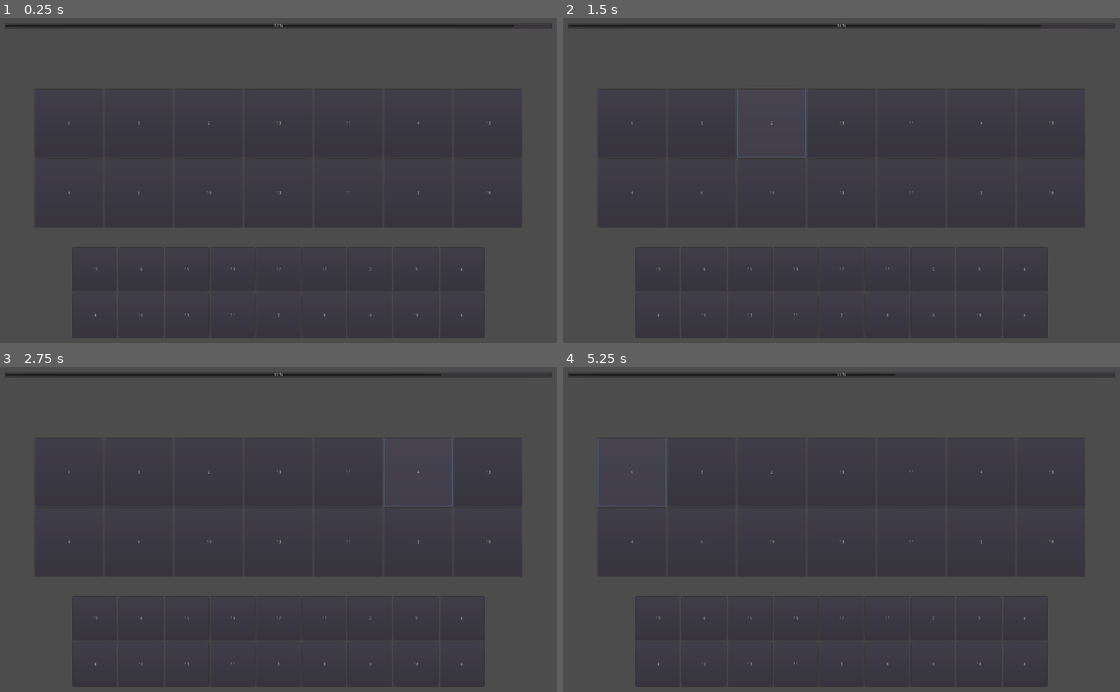
Above: before the commit, frames 1-4 (two rows, left to right).
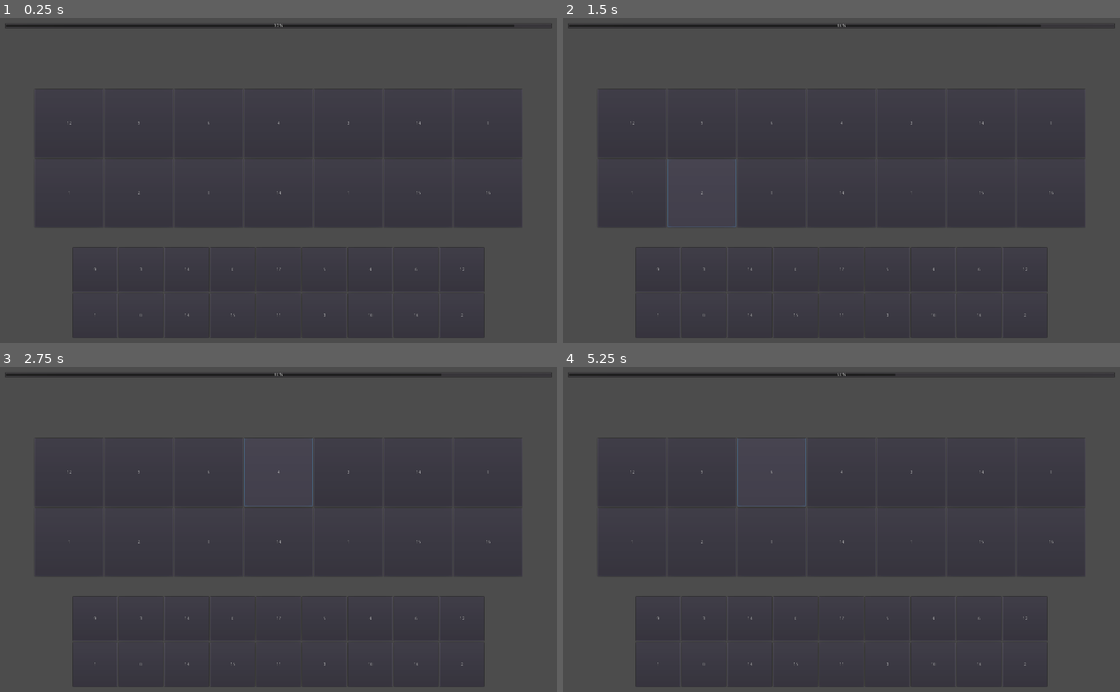
Above: after the commit, the same moments.

Repository: abarichello/gamine
Game: Godot game, scene res://scenes/Main.tscn
Two runs of this game, one before a commit and one after it. Both use one fixed random seed, a clock stepped at 60 frames per second and the inputs below.
Inputs (mouse positions are in pixels of both pictures, inside the frame that each line leads up to):
- Up to frame 1 (0.25 s): no input
- Up to frame 2 (1.5 s): click "3" at 0.5 s; click "2" at 1.25 s
- Up to frame 3 (2.75 s): click "4" at 2 s
- Up to frame 4 (5.25 s): click "0" at 2.75 s; click (629, 542) at 3.5 s, where only the run after the commit has a clickable "1"; click (913, 542) at 4.25 s, where only the run after the commit has a clickable "1"; click "6" at 5 s

The runs differ from the first frame. In frame 1, less than 0.1% of the frame differs, in the area x 12-89%, y 31-92%; in frame 2, 0.3%, in the area x 12-89%, y 21-92%; in frame 3, 0.3%; in frame 4, 0.3%.

Commit message:
Decoupling with Data node

Diff:
--- /dev/null
+++ b/game/scenes/Data.tscn
@@ -0,0 +1,7 @@
+[gd_scene load_steps=2 format=2]
+
+[ext_resource path="res://scripts/Data.gd" type="Script" id=1]
+
+[node name="Data" type="Node"]
+
+script = ExtResource( 1 )
--- a/game/scenes/Game.tscn
+++ b/game/scenes/Game.tscn
@@ -1,6 +1,7 @@
-[gd_scene load_steps=2 format=2]
+[gd_scene load_steps=3 format=2]
 
 [ext_resource path="res://scripts/Game.gd" type="Script" id=1]
+[ext_resource path="res://scenes/Data.tscn" type="PackedScene" id=2]
 
 [node name="Game" type="Control" index="0"]
 
@@ -18,7 +19,9 @@
 script = ExtResource( 1 )
 _sections_unfolded = [ "Anchor", "Focus", "Grow Direction", "Hint", "Margin", "Material", "Mouse", "Pause", "Rect", "Size Flags", "Theme", "Transform", "Visibility", "Z Index" ]
 
-[node name="1" type="CenterContainer" parent="." index="0"]
+[node name="Data" parent="." index="0" instance=ExtResource( 2 )]
+
+[node name="1" type="CenterContainer" parent="." index="1"]
 
 anchor_left = 0.0
 anchor_top = 0.0
@@ -103,7 +106,7 @@
 percent_visible = true
 _sections_unfolded = [ "Anchor", "Focus", "Grow Direction", "Hint", "Margin", "Material", "Mouse", "Pause", "Percent", "Rect", "Size Flags", "Theme", "Visibility", "custom_colors", "custom_fonts", "custom_styles" ]
 
-[node name="2" type="CenterContainer" parent="." index="1"]
+[node name="2" type="CenterContainer" parent="." index="2"]
 
 editor/display_folded = true
 anchor_left = 0.0
@@ -169,7 +172,7 @@
 alignment = 0
 _sections_unfolded = [ "Anchor", "Focus", "Grow Direction", "Hint", "Margin", "Material", "Mouse", "Pause", "Rect", "Size Flags", "Theme", "Visibility", "custom_constants" ]
 
-[node name="3" type="CenterContainer" parent="." index="2"]
+[node name="3" type="CenterContainer" parent="." index="3"]
 
 anchor_left = 0.0
 anchor_top = 0.0
@@ -234,7 +237,7 @@
 alignment = 0
 _sections_unfolded = [ "Anchor", "Focus", "Grow Direction", "Hint", "Margin", "Material", "Mouse", "Pause", "Rect", "Size Flags", "Theme", "Visibility", "custom_constants" ]
 
-[node name="Timeleft" type="Timer" parent="." index="3"]
+[node name="Timeleft" type="Timer" parent="." index="4"]
 
 process_mode = 1
 wait_time = 15.0
--- /dev/null
+++ b/game/scripts/Data.gd
@@ -0,0 +1,76 @@
+extends Node
+
+const VARIATIONS = 20
+const UPPER_ROW = "2/Enigmas/UpperRow"
+const LOWER_ROW = "2/Enigmas/LowerRow"
+const UPPER_SELECT = "3/Answers/UpperSelect"
+const LOWER_SELECT = "3/Answers/LowerSelect"
+
+var upper_row = []
+var lower_row = []
+var upper_select = []
+var lower_select = []
+
+var level = 0
+var selecting_upper = true
+
+var screensize
+
+func _ready():
+    screensize = get_node("/root").get_viewport().get_visible_rect().size
+
+    fill_row(upper_row)
+    fill_row(lower_row)
+
+    upper_select = shuffle_array(fill_select(upper_row, upper_select))
+    lower_select = shuffle_array(fill_select(lower_row, lower_select))
+
+    map_row(upper_row, UPPER_ROW, 200)
+    map_row(lower_row, LOWER_ROW, 200)
+    map_row(upper_select, UPPER_SELECT, 130)
+    map_row(lower_select, LOWER_SELECT, 130)
+
+# --- Game Logic ---
+
+func fill_row(row):
+    for i in range(0, 7):
+        randomize()
+        row.append(randi() % VARIATIONS)
+
+# Creates a select row without repeated elements
+func fill_select(row_in, row_out):
+    for i in range(0, 7):
+        var digit = row_in[i]
+        if not digit in row_out:
+            row_out.append(digit)
+
+    while row_out.size() < 9:
+        randomize()
+        var digit = randi() % VARIATIONS
+        if not digit in row_out:
+            row_out.append(digit)
+    return row_out
+
+# Why isn't this built in?
+# Placeholder
+func shuffle_array(arr):
+    var shuffled = []
+    for i in range(arr.size()):
+        var x = arr.pop_back()
+        randomize()
+        if randi() % 2 == 0:
+            shuffled.push_back(x)
+        else:
+            shuffled.push_front(x)
+    return shuffled
+
+# Map row of random numbers to pieces/text
+func map_row(row, target_path, size):
+    for i in range(0, row.size()):
+        var button = Button.new()
+        var id = str(row[i])
+        button.name = id
+        button.text = id
+        button.rect_min_size = Vector2(size, size)
+        button.rect_pivot_offset = button.rect_min_size / 2
+        get_parent().get_node(target_path).add_child(button)
--- a/game/scripts/Game.gd
+++ b/game/scripts/Game.gd
@@ -8,51 +8,27 @@
 
 var screensize
 
-var upper_row = []
-var lower_row = []
-var upper_select = []
-var lower_select = []
-
-var level = 0
-var selecting_upper = true
-
-func _ready():
-    screensize = get_node("/root").get_viewport().get_visible_rect().size
-
-    fill_row(upper_row)
-    fill_row(lower_row)
-
-    upper_select = shuffle_array(fill_select(upper_row, upper_select))
-    lower_select = shuffle_array(fill_select(lower_row, lower_select))
-
-    map_row(upper_row, UPPER_ROW, 200)
-    map_row(lower_row, LOWER_ROW, 200)
-    map_row(upper_select, UPPER_SELECT, 130)
-    map_row(lower_select, LOWER_SELECT, 130)
-
-    # Starting positions
-
 func _input(event):
     var Upper = get_node(UPPER_SELECT)
     var Lower = get_node(LOWER_SELECT)
 
     if event.is_action_pressed("ui_left"):
-        if selecting_upper:
+        if $Data.selecting_upper:
             Upper.move_child(Upper.get_child(0), Upper.get_child_count() - 1)
         else:
             Lower.move_child(Lower.get_child(0), Lower.get_child_count() - 1)
 
     if event.is_action_pressed("ui_right"):
-        if selecting_upper:
+        if $Data.selecting_upper:
             Upper.move_child(Upper.get_child(Upper.get_child_count() - 1), 0)
         else:
             Lower.move_child(Lower.get_child(Lower.get_child_count() - 1), 0)
 
     if event.is_action_pressed("ui_up"):
-        selecting_upper = true
+        $Data.selecting_upper = true
 
     if event.is_action_pressed("ui_down"):
-        selecting_upper = false
+        $Data.selecting_upper = false
 
     if event.is_action_pressed("ui_accept"):
         check_selection()
@@ -60,60 +36,15 @@
 func _process(delta):
     $"1/ProgressBar".value = int($Timeleft.time_left) % 15
 
-# --- Game Logic ---
-
-func fill_row(row):
-    for i in range(0, 7):
-        randomize()
-        row.append(randi() % VARIATIONS)
-
-# Creates a select row without repeated elements
-func fill_select(row_in, row_out):
-    for i in range(0, 7):
-        var digit = row_in[i]
-        if not digit in row_out:
-            row_out.append(digit)
-
-    while row_out.size() < 9:
-        randomize()
-        var digit = randi() % VARIATIONS
-        if not digit in row_out:
-            row_out.append(digit)
-    return row_out
-
-# Why isn't this built in?
-# Placeholder
-func shuffle_array(arr):
-    var shuffled = []
-    for i in range(arr.size()):
-        var x = arr.pop_back()
-        randomize()
-        if randi() % 2 == 0:
-            shuffled.push_back(x)
-        else:
-            shuffled.push_front(x)
-    return shuffled
-
-# Map row of random numbers to pieces/text
-func map_row(row, target_path, size):
-    for i in range(0, row.size()):
-        var button = Button.new()
-        var id = str(row[i])
-        button.name = id
-        button.text = id
-        button.rect_min_size = Vector2(size, size)
-        button.rect_pivot_offset = button.rect_min_size / 2
-        get_node(target_path).add_child(button)
-
 # Check the center selection against the current level
 func check_selection():
-    var up_ok = int(get_node(UPPER_SELECT).get_child(4).name) == upper_row[level]
-    var down_ok = int(get_node(LOWER_SELECT).get_child(4).name) == lower_row[level]
+    var up_ok = int(get_node(UPPER_SELECT).get_child(4).name) == $Data.upper_row[$Data.level]
+    var down_ok = int(get_node(LOWER_SELECT).get_child(4).name) == $Data.lower_row[$Data.level]
 
     if up_ok and down_ok:
-        level += 1
+        $Data.level += 1
         $Timeleft.start()
-        print(level)
+        print($Data.level)
     else:
         print("WRONG")
 
